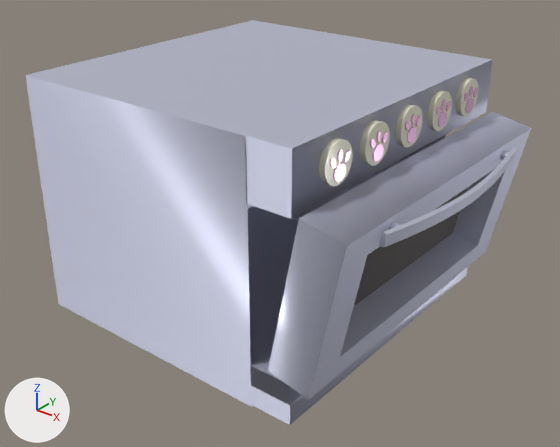
Before and after pictures for a commit that changed the FBX model Assets/Arts/Meshes/oven_open.fbx.
One viewpoint serves both versions: a 50 mm lens placed at (1.9, -4.89, 3.37), pointed at (-1.13, -1.11, 1.03). Arrows for +X, +Y and +Z are at lower left; the lights stay in place. Vertices at the same position are counted once.

Objects in the first picture: 'oven_door'.
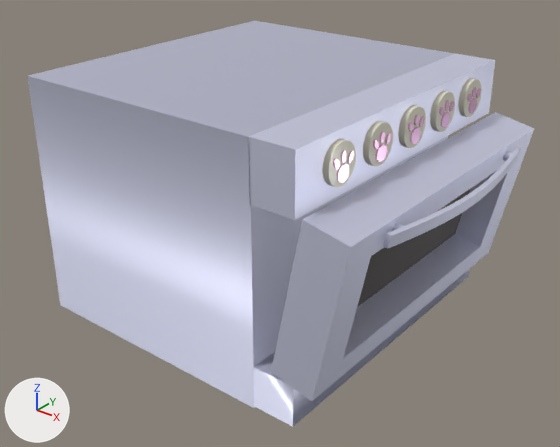
Changed parts and their boxes (x1, y1, x2, y2) in the pictures (560 x 447 px):
```json
{"object": "oven_door", "change": "recoloured, reshaped, moved", "before": [25, 20, 531, 425], "after": [27, 21, 534, 427]}
{"part": 1, "of": "me_cube_008", "change": "added", "after": [251, 136, 448, 366]}
```

The change, as JSON lines over the scene's bpy script:
```json
{"op": "set", "path": "mat_oven_base.base_color", "old": "(0.638, 0.651, 0.799)", "new": "(0.777, 0.794, 0.974)", "note": "white #d1d3e7 -> white #e4e6fc"}
{"op": "add", "block": "mat_oven_base_1", "code": ["mat_oven_base_1 = principled_material('oven_base_1')", "mat_oven_base_1.base_color = (0.638, 0.651, 0.799)  # white #d1d3e7", "mat_oven_base_1.metallic = 0.721", "mat_oven_base_1.roughness = 0.567"]}
{"block": "me_cube_008", "where": "# used by ob_oven_door; location = (-0.258, -0.983, 1.633); rotation_euler = (0.0, -0.201, 3.142), in degrees (0, -12, 180); scale = (-0.0147, -0.804, -0.0406)"}
{"op": "remove", "block": "me_cube_008", "code": "me_cube_008.from_pydata(...)  # 1852 vertices, 1030 faces; spans x -150.0..31.0, y -1.0..1.0, z -10.0..42.0"}
{"op": "add", "block": "me_cube_008", "code": "me_cube_008.from_pydata(...)  # 1856 vertices, 1032 faces; spans x -150.0..31.0, y -1.0..1.0, z -10.0..42.0"}
{"block": "me_cube_008", "change": "me_cube_008 part 1: 4 vertices added at x -4.0..-3.0, y -1.0..1.0, z 31.0"}
{"op": "add", "block": "me_cube_008", "code": "me_cube_008.materials.append(mat_oven_base_1)  # white #d1d3e7"}
{"op": "set", "path": "ob_oven_door.location", "old": "(-0.258, -0.983, 1.633)", "new": "(-0.236, -0.983, 1.633)"}
```
